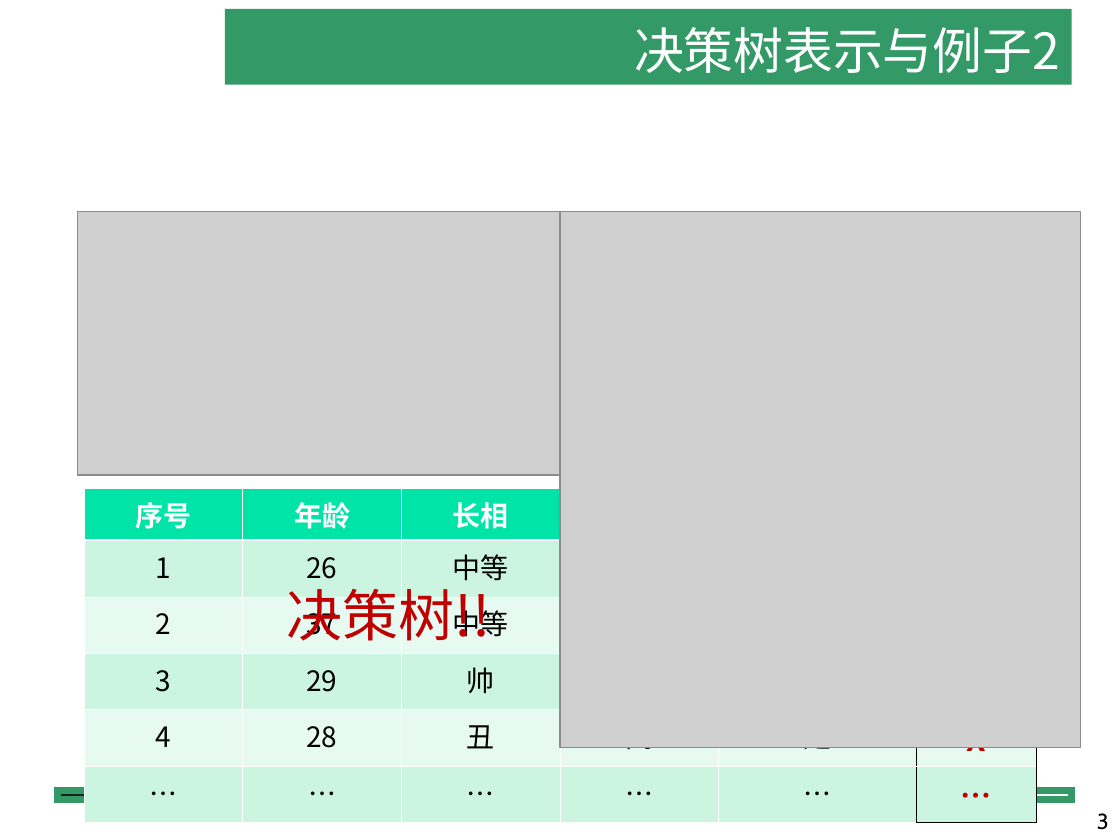
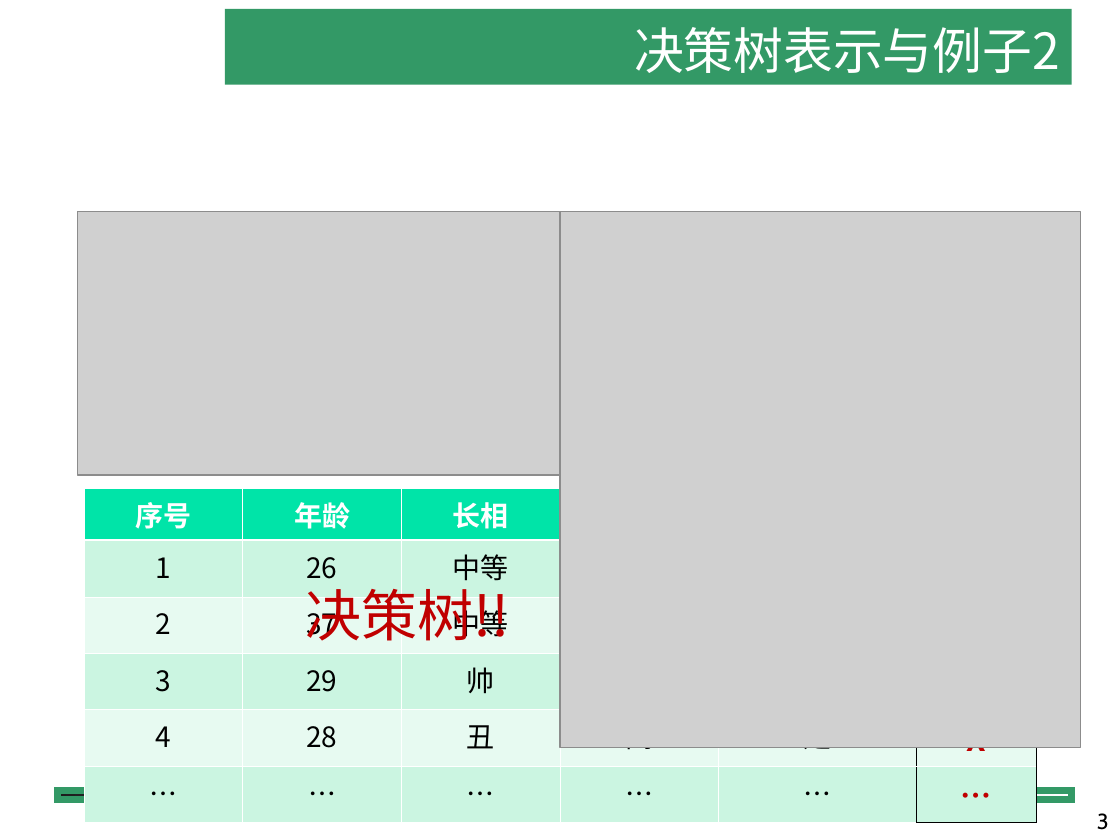
Before and after one commit to shfkuang/shfkuang.github.io, a slide deck: slide 3 of dm/ch4.2.ppt. Drawn at 1120x840 pixels with LibreOffice and Linux fonts; fonts in the diff are those of the drawing; grey boxes stand for pictures; background and template pictures are left out. Boxes give left, top, right and bottom in pixels: in the first picture for what was removed or moved away, otherwise in the second. Text is boxed around its words. In the diff, an @@ line names an element or a change of style, - is before the commit and + after.

```diff
--- a/dm/ch4.2.ppt
+++ b/dm/ch4.2.ppt
@@ text "决策树!!": place and size @@
-text "决策树!!" at (287, 580, 491, 641)
+text "决策树!!" at (305, 580, 509, 641)
```
Also in this commit, not shown: 4 other slides changed, 2 other files.
